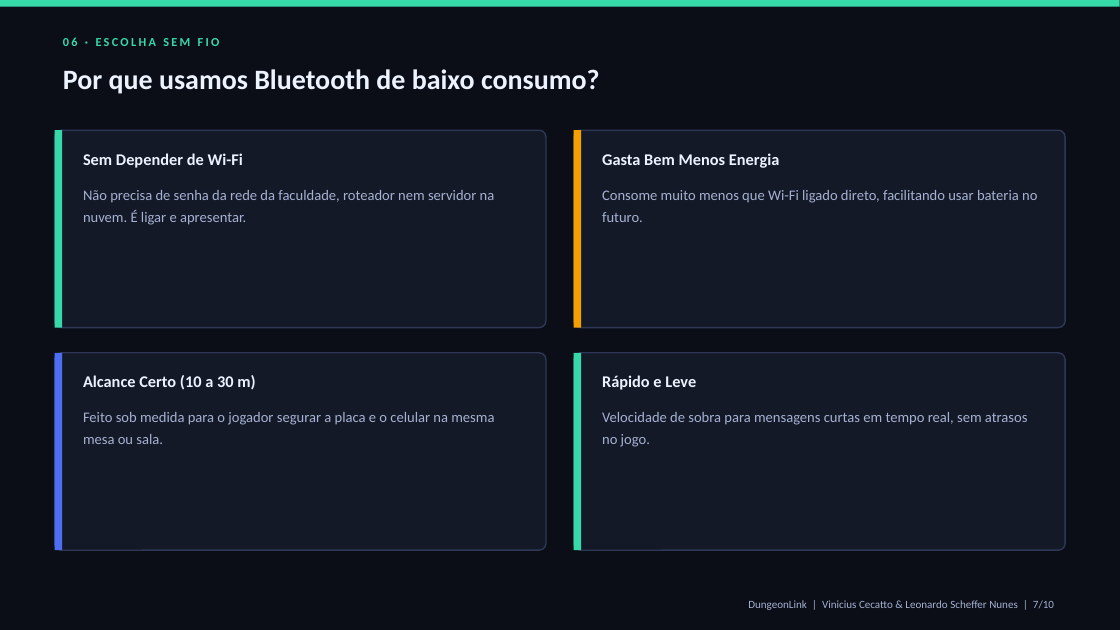
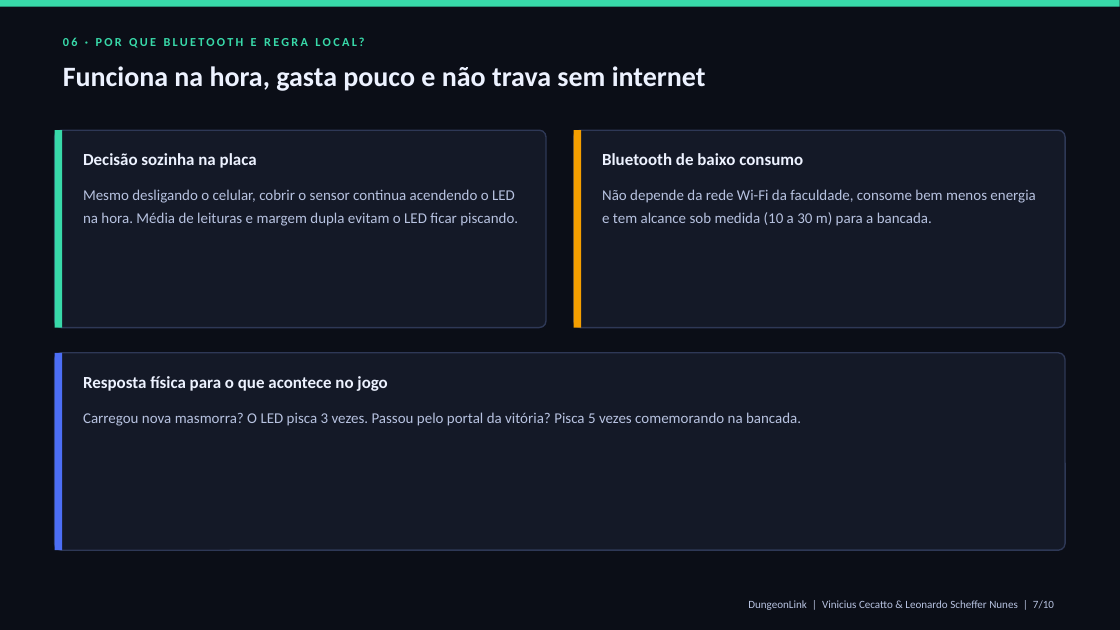
Before and after one commit to viniciusCecat/DungeonLink, a slide deck: slide 7 of docs/slides/pitch-dungeonlink.pptx. Drawn at 1120x630 pixels with LibreOffice and Linux fonts; fonts in the diff are those of the drawing. Boxes give left, top, right and bottom in pixels: in the first picture for what was removed or moved away, otherwise in the second. Text is boxed around its words. In the diff, an @@ line names an element or a change of style, - is before the commit and + after.

Commit message:
docs: rewrite pitch in natural direct tone with real bench photos, multiplayer CO-OP/X1 and remove external breadboard button

```diff
--- a/docs/slides/pitch-dungeonlink.pptx
+++ b/docs/slides/pitch-dungeonlink.pptx
@@ text at (63,37,364,48): text changed @@
-06 · ESCOLHA SEM FIO
+06 · POR QUE BLUETOOTH E REGRA LOCAL?
@@ text at (63,66,706,91): text changed @@
-Por que usamos Bluetooth de baixo consumo?
+Funciona na hora, gasta pouco e não trava sem internet
@@ text at (83,153,257,168): text changed; size 14 to 14.5 pt @@
-Sem Depender de Wi-Fi
+Decisão sozinha na placa
@@ text at (602,153,803,165): text changed; size 14 to 14.5 pt @@
-Gasta Bem Menos Energia
+Bluetooth de baixo consumo
@@ text at (83,189,518,226): text changed; size 12.5 to 12.8 pt; text colour #A5B1D2 to #B7C2E0 @@
-Não precisa de senha da rede da faculdade, roteador nem servidor na nuvem. É ligar e apresentar.
+Mesmo desligando o celular, cobrir o sensor continua acendendo o LED na hora. Média de leituras e margem dupla evitam o LED ficar piscando.
@@ text at (602,189,1035,226): text changed; size 12.5 to 12.8 pt; text colour #A5B1D2 to #B7C2E0 @@
-Consome muito menos que Wi-Fi ligado direto, facilitando usar bateria no futuro.
+Não depende da rede Wi-Fi da faculdade, consome bem menos energia e tem alcance sob medida (10 a 30 m) para a bancada.
@@ rounded rectangle: place and size @@
-rounded rectangle at (55,353,546,550)
+rounded rectangle at (55,353,1065,550)
@@ rounded rectangle removed at (574,353,1065,550) @@
@@ rectangle removed at (574,353,581,550) @@
@@ text at (83,376,387,391): text changed; size 14 to 14.5 pt @@
-Alcance Certo (10 a 30 m)
+Resposta física para o que acontece no jogo
@@ text removed at (602,375,696,390) @@
-Rápido e Leve
@@ text at (83,412,801,426): text changed; size 12.5 to 12.8 pt; text colour #A5B1D2 to #B7C2E0 @@
-Feito sob medida para o jogador segurar a placa e o celular na mesma mesa ou sala.
+Carregou nova masmorra? O LED pisca 3 vezes. Passou pelo portal da vitória? Pisca 5 vezes comemorando na bancada.
@@ text removed at (602,412,1028,447) @@
-Velocidade de sobra para mensagens curtas em tempo real, sem atrasos no jogo.
@@ text "DungeonLink | Vinicius Cecatto & ..." at (748,600,1054,610): text colour #A5B1D2 to #B7C2E0 @@
```
Also in this commit, not shown: 6 other slides changed, 3 slides added, 3 slides removed, 4 other files.
